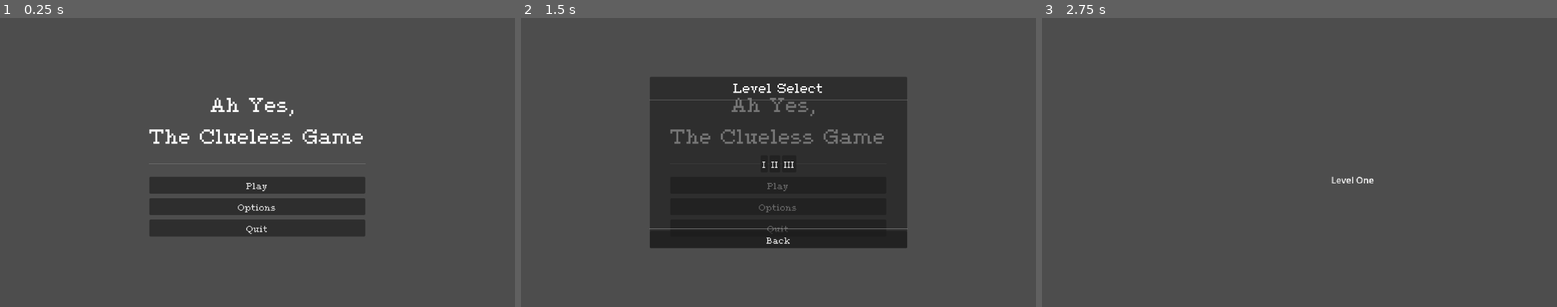
Above: before the commit, frames 1-3 (left to right).
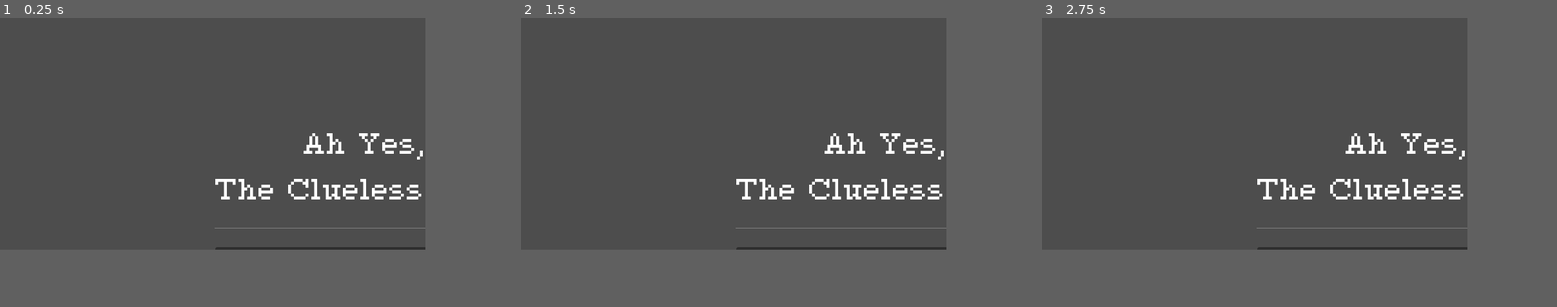
Above: after the commit, the same moments.

Repository: SmithyMKPK/SPRING-RGDC-GAME-JAM-2026
Game: Godot game, scene res://menu_scenes/main_menu.tscn
Same seed, same stepped clock (60 frames per second), same inputs: the game is played once before the commit and once after it. The engine's default icon, where the game draws it, is replaced by a stand-in: a white triangle on a blue panel in a dark square.
Inputs (mouse positions are in pixels of both pictures, inside the frame that each line leads up to):
- Up to frame 1 (0.25 s): no input
- Up to frame 2 (1.5 s): click (778, 185) at 0.5 s, where only the run before the commit has a clickable "Play"; click (778, 185) at 1.25 s, where only the run before the commit has a clickable "Play"
- Up to frame 3 (2.75 s): click (1284, 162) at 2 s, where only the run before the commit has a clickable "I"
In our replay, the window is 799x449 before the commit and 660x360 after it. These sizes can differ from the game's own. Grey fills any space a smaller window leaves; there, only what the larger window draws over its background counts as a difference.

The runs differ from the first frame. In frame 1, 9.7% of the frame differs, in the area x 28-83%, y 27-81%; in frame 2, 29%, in the area x 24-83%, y 20-81%; in frame 3, 2.0%.

Commit message:
feature: fixed zoom and stuff

Diff:
--- a/levels/level_tiles/level_1.tscn
+++ b/levels/level_tiles/level_1.tscn
@@ -23,7 +23,7 @@
 tile_set = ExtResource("3_rn056")
 
 [node name="Camera2D" type="Camera2D" parent="." unique_id=1924666660]
-zoom = Vector2(4, 4)
+zoom = Vector2(2, 2)
 
 [node name="Sprite2D" type="Sprite2D" parent="." unique_id=224608911]
 material = ExtResource("1_rn056")
--- a/project.godot
+++ b/project.godot
@@ -18,6 +18,12 @@
 [autoload]
 
 Player="*uid://bat6yj1b58eok"
+
+[display]
+
+window/size/viewport_width=660
+window/size/viewport_height=360
+window/stretch/mode="canvas_items"
 
 [input]
 
Binary file changed: assets/tilesets/image-resized.png
